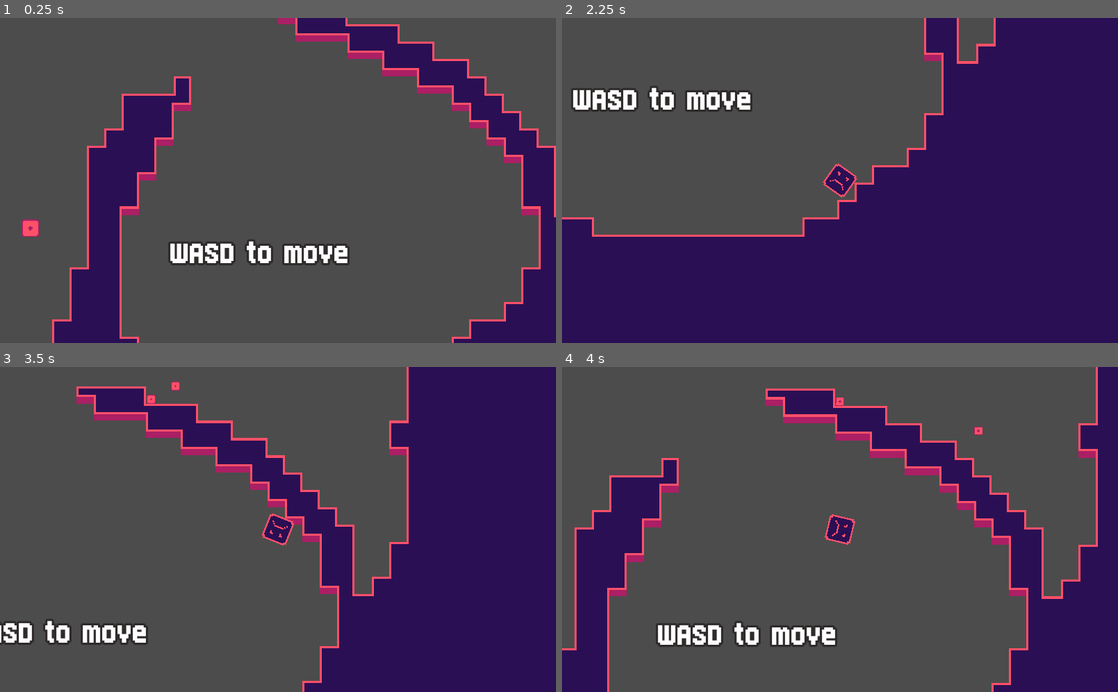
Above: before the commit, frames 1-4 (two rows, left to right).
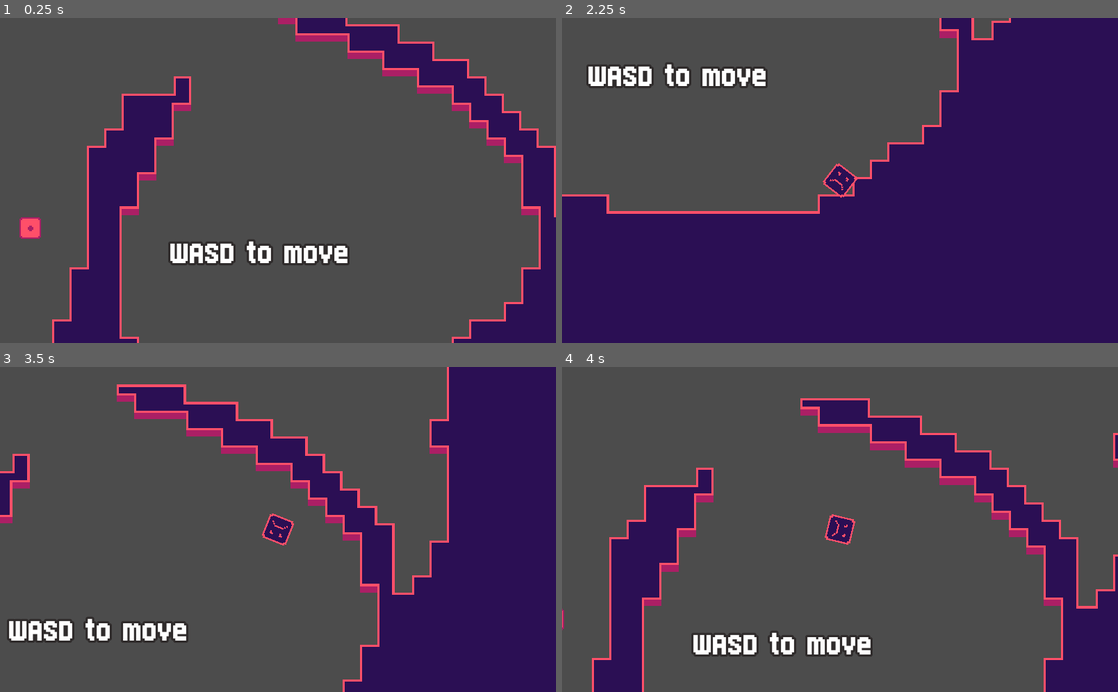
Above: after the commit, the same moments.

Repository: russmatney/dice-nine
Game: Godot game, scene res://src/progression/Level1.tscn
Two runs of this game, one before a commit and one after it. Both use one fixed random seed, a clock stepped at 60 frames per second and the inputs below.
Inputs (mouse positions are in pixels of both pictures, inside the frame that each line leads up to):
- Up to frame 1 (0.25 s): no input
- Up to frame 2 (2.25 s): tap Enter at 0.5, 1.25, 2 s; move the mouse to (962, 164) at 0.52 s; hold D (move_right) 0.53-1.28 s; hold E (fire) 0.53-1.28 s; right-click (962, 164) at 0.8 s; move the mouse to (728, 196) at 1.27 s; hold J (move_down) 1.28-2.03 s; right-click (728, 196) at 1.35 s; tap E (fire) at 1.55 s; move the mouse to (895, 109) at 2.02 s; hold D (move_right) from 2.03 s (still down); hold E (fire) from 2.03 s (still down)
- Up to frame 3 (3.5 s): right-click (333, 458) at 2.3 s; tap Enter at 2.75 s; move the mouse to (250, 594) at 2.77 s; release D (move_right) at 2.78 s; release E (fire) at 2.78 s; hold K (move_up) from 2.78 s (still down); right-click (250, 594) at 2.85 s; tap E (fire) at 3.05 s
- Up to frame 4 (4 s): tap Enter at 3.5 s; move the mouse to (1006, 578) at 3.52 s; release K (move_up) at 3.53 s; hold A (move_left) from 3.53 s (still down); hold E (fire) from 3.53 s (still down); right-click (1006, 578) at 3.8 s

The runs differ from the first frame. In frame 1, 0.1% of the frame differs, in the area x 3-8%, y 61-68%; in frame 2, 10%; in frame 3, 21%; in frame 4, 26%, in the area x 0-100%, y 0-100%.

Commit message:
feat: fix collision detection
Ultimately fixed by turning continuous collision detection back off.
I'd moved it to rayCasting when bullets were getting stuck in the walls,
but that was predicting and adjusting the entities before the area2d
hurtboxes could detect the collisions.

Diff:
--- a/src/Bullet.gd
+++ b/src/Bullet.gd
@@ -1,5 +1,4 @@
 extends RigidBody2D
-
 
 export(float) var ttl = 5.0
 
@@ -8,20 +7,51 @@
 onready var anim = $AnimatedSprite
 onready var remove_timer = $RemoveTimer
 
-# Called when the node enters the scene tree for the first time.
+var shot_by_player: bool
+
+### ready #####################################################################
+
 func _ready():
   remove_timer.start(ttl)
 
   if side:
     anim.set_animation(side)
 
+### physics_process #####################################################################
+
+# func _physics_process(_delta):
+#   pass
+
+### kill #####################################################################
+
 func kill():
-  # should be fine?
+  # TODO body destroyed animation/shrink/something?
+  # TODO still valid?
   queue_free()
 
 func _on_RemoveTimer_timeout():
   kill()
 
+### side/color #####################################################################
 
 func set_side(s):
   side = s
+
+### collisions #####################################################################
+
+func _on_Area2D_body_entered(body:Node):
+  if body != self:
+    # was bullet fired by player or enemy?
+    if shot_by_player and body.is_in_group("enemies"):
+      kill()
+    elif not shot_by_player and body.is_in_group("player"):
+      print("hit player")
+      kill()
+    elif body is TileMap:
+      kill()
+    else:
+      if shot_by_player:
+        print("player bullet: ", self, " hit : ", body)
+      else:
+        pass
+        # print(body)
--- a/src/Bullet.tscn
+++ b/src/Bullet.tscn
@@ -1,10 +1,10 @@
-[gd_scene load_steps=17 format=2]
+[gd_scene load_steps=18 format=2]
 
 [ext_resource path="res://assets/dice-roll-rainbow_sheet.png" type="Texture" id=1]
 [ext_resource path="res://src/Bullet.gd" type="Script" id=2]
 
 [sub_resource type="RectangleShape2D" id=1]
-extents = Vector2( 8, 8 )
+extents = Vector2( 4, 4 )
 
 [sub_resource type="AtlasTexture" id=7]
 atlas = ExtResource( 1 )
@@ -92,8 +92,12 @@
 "speed": 5.0
 } ]
 
-[node name="Bullet" type="RigidBody2D"]
-continuous_cd = 1
+[sub_resource type="RectangleShape2D" id=15]
+extents = Vector2( 8, 8 )
+
+[node name="Bullet" type="RigidBody2D" groups=["bullets"]]
+gravity_scale = 0.0
+applied_torque = 500.0
 script = ExtResource( 2 )
 
 [node name="CollisionShape2D" type="CollisionShape2D" parent="."]
@@ -102,9 +106,15 @@
 [node name="AnimatedSprite" type="AnimatedSprite" parent="."]
 frames = SubResource( 3 )
 animation = "roll"
-frame = 1
 playing = true
 
 [node name="RemoveTimer" type="Timer" parent="."]
 
+[node name="Area2D" type="Area2D" parent="."]
+
+[node name="CollisionShape2D" type="CollisionShape2D" parent="Area2D"]
+shape = SubResource( 15 )
+
 [connection signal="timeout" from="RemoveTimer" to="." method="_on_RemoveTimer_timeout"]
+[connection signal="area_entered" from="Area2D" to="." method="_on_Area2D_area_entered"]
+[connection signal="body_entered" from="Area2D" to="." method="_on_Area2D_body_entered"]
--- a/src/Enemy.gd
+++ b/src/Enemy.gd
@@ -4,6 +4,8 @@
 var bullet = preload("res://src/Bullet.tscn")
 
 onready var anim = $AnimatedSprite
+
+export(bool) var disabled = false
 
 export(String) var current_side: String
 var next_side: String
@@ -35,12 +37,13 @@
     else:
       current_side = "one"
 
-  fire_timer.wait_time = fire_time
-  fire_timer.start(fire_time)
+  if not disabled:
+    fire_timer.wait_time = fire_time
+    fire_timer.start(fire_time)
 
-  # TODO maybe too hectic/want control over this behavior
-  roll_timer.wait_time = roll_every_t
-  roll_timer.start()
+    # TODO maybe too hectic/want control over this behavior
+    roll_timer.wait_time = roll_every_t
+    roll_timer.start()
 
 func set_side(side=null):
   if side:
@@ -64,6 +67,7 @@
   new_bullet.set_side(current_side)
   new_bullet.position = pos.get_global_position()
   new_bullet.rotation_degrees = rotation_degrees
+  new_bullet.shot_by_player = false
 
   # get direction from origin to position
   var fire_dir = get_global_position().direction_to(new_bullet.position).normalized() * bullet_speed
@@ -95,3 +99,5 @@
   if available_sides.size() > 1:
     # do a roll!
     roll()
+
+### collisions #####################################################################
--- a/src/Enemy.tscn
+++ b/src/Enemy.tscn
@@ -6,29 +6,32 @@
 [sub_resource type="RectangleShape2D" id=1]
 extents = Vector2( 16, 16 )
 
-[node name="Enemy" type="KinematicBody2D"]
+[sub_resource type="RectangleShape2D" id=2]
+extents = Vector2( 24, 24 )
+
+[node name="Enemy" type="KinematicBody2D" groups=["enemies"]]
 script = ExtResource( 2 )
 
 [node name="CollisionShape2D" type="CollisionShape2D" parent="."]
 shape = SubResource( 1 )
 
 [node name="AnimatedSprite" type="AnimatedSprite" parent="."]
-scale = Vector2( 2, 2 )
+scale = Vector2( 2.5, 2.5 )
 frames = ExtResource( 1 )
 animation = "one"
 playing = true
 
 [node name="FirePosition1" type="Position2D" parent="."]
-position = Vector2( 0, 8 )
+position = Vector2( 0, 24 )
 
 [node name="FirePosition2" type="Position2D" parent="."]
-position = Vector2( -8, 0 )
+position = Vector2( -24, 0 )
 
 [node name="FirePosition3" type="Position2D" parent="."]
-position = Vector2( 0, -8 )
+position = Vector2( 0, -24 )
 
 [node name="FirePosition4" type="Position2D" parent="."]
-position = Vector2( 8, 0 )
+position = Vector2( 24, 0 )
 
 [node name="FireTimer" type="Timer" parent="."]
 
@@ -36,6 +39,13 @@
 
 [node name="RollingTimer" type="Timer" parent="."]
 
+[node name="Hurtbox" type="Area2D" parent="."]
+
+[node name="CollisionShape2D" type="CollisionShape2D" parent="Hurtbox"]
+shape = SubResource( 2 )
+
 [connection signal="timeout" from="FireTimer" to="." method="_on_FireTimer_timeout"]
 [connection signal="timeout" from="RollTimer" to="." method="_on_RollTimer_timeout"]
 [connection signal="timeout" from="RollingTimer" to="." method="_on_RollingTimer_timeout"]
+[connection signal="area_entered" from="Hurtbox" to="." method="_on_Hurtbox_area_entered"]
+[connection signal="body_entered" from="Hurtbox" to="." method="_on_Hurtbox_body_entered"]
--- a/src/Player.gd
+++ b/src/Player.gd
@@ -99,6 +99,7 @@
   # use player current_side to set bullet side
   new_bullet.set_side(current_side)
 
+  new_bullet.shot_by_player = true
   new_bullet.position = fire_position.get_global_position()
   new_bullet.rotation_degrees = rotation_degrees
   new_bullet.apply_impulse(Vector2(), Vector2(bullet_speed, 0).rotated(rotation))
@@ -119,3 +120,5 @@
 func _on_RollTimer_timeout():
   rolling = false
   set_side(next_side)
+
+### collisions #####################################################################
--- a/src/Player.tscn
+++ b/src/Player.tscn
@@ -1,9 +1,12 @@
-[gd_scene load_steps=4 format=2]
+[gd_scene load_steps=5 format=2]
 
 [ext_resource path="res://resources/PlayerSpriteFrames.tres" type="SpriteFrames" id=1]
 [ext_resource path="res://src/Player.gd" type="Script" id=2]
 
 [sub_resource type="RectangleShape2D" id=1]
+extents = Vector2( 16, 16 )
+
+[sub_resource type="RectangleShape2D" id=2]
 extents = Vector2( 24, 24 )
 
 [node name="Player" type="KinematicBody2D" groups=["player"]]
@@ -24,10 +27,16 @@
 current = true
 
 [node name="FirePosition" type="Position2D" parent="."]
-position = Vector2( 24, 0 )
+position = Vector2( 32, 0 )
 
 [node name="RollTimer" type="Timer" parent="."]
 wait_time = 0.2
 one_shot = true
 
+[node name="Hurtbox" type="Area2D" parent="."]
+
+[node name="CollisionShape2D" type="CollisionShape2D" parent="Hurtbox"]
+shape = SubResource( 2 )
+
 [connection signal="timeout" from="RollTimer" to="." method="_on_RollTimer_timeout"]
+[connection signal="body_entered" from="Hurtbox" to="." method="_on_Hurtbox_body_entered"]
--- a/src/progression/Level1.tscn
+++ b/src/progression/Level1.tscn
@@ -23,16 +23,19 @@
 
 [node name="Enemy" parent="." instance=ExtResource( 3 )]
 position = Vector2( 160, -520 )
+disabled = true
 current_side = "one"
 available_sides = [ "one" ]
 
 [node name="Enemy2" parent="." instance=ExtResource( 3 )]
 position = Vector2( -520, -424 )
+disabled = true
 current_side = "one"
 available_sides = [ "one" ]
 
 [node name="Enemy3" parent="." instance=ExtResource( 3 )]
 position = Vector2( -456, 88 )
+disabled = true
 current_side = "one"
 available_sides = [ "one" ]
 
Not shown: 1 places in src/Enemy.tscn that only renumber resources
